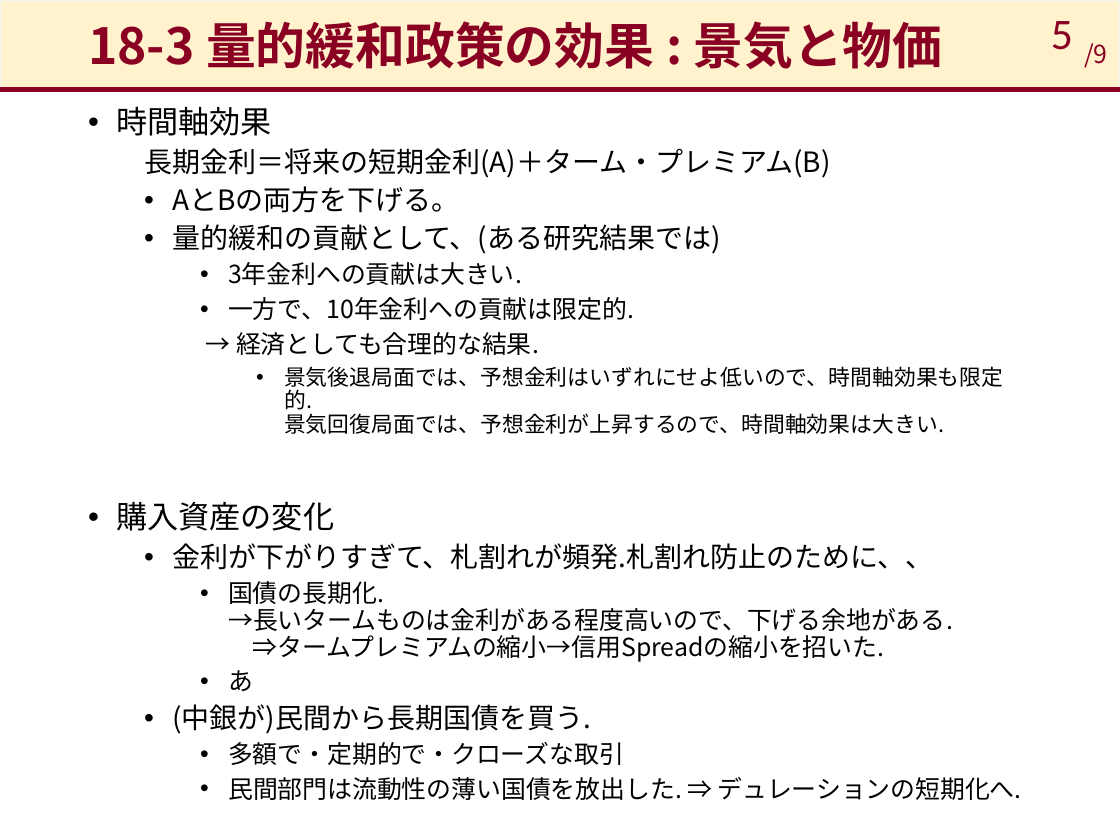
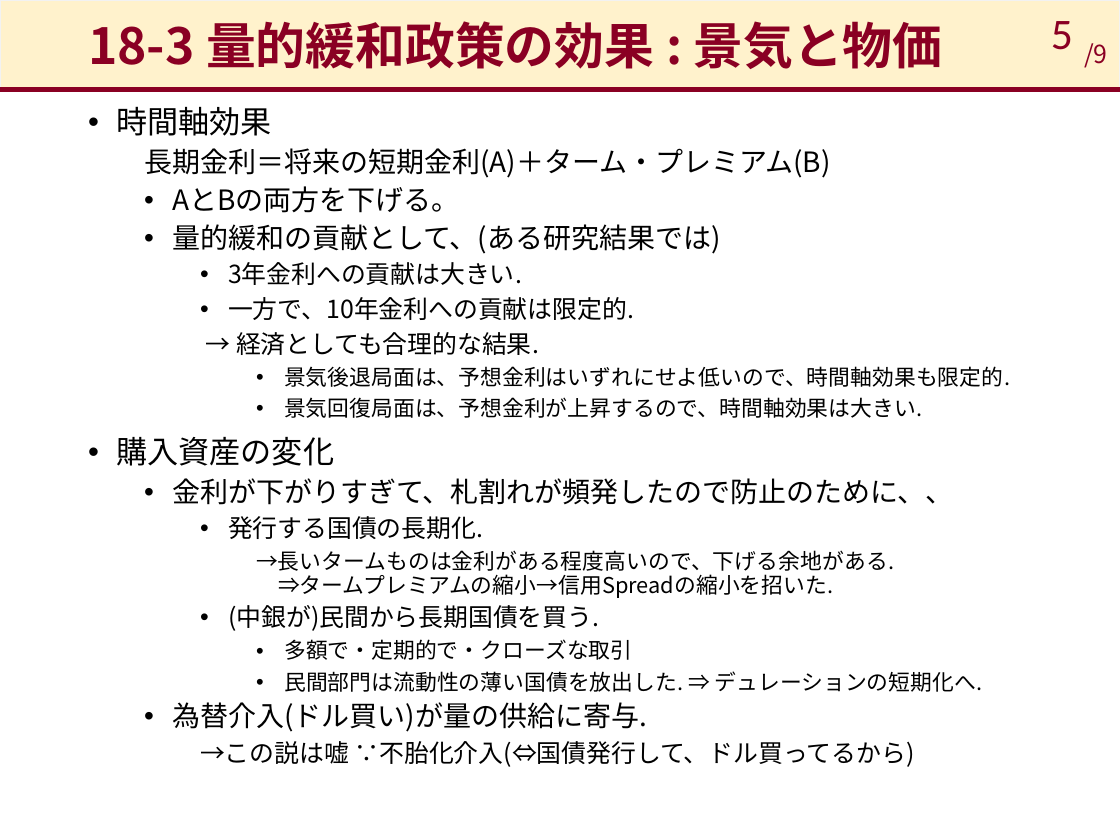
Before and after one commit to takashiikai1991/shirakawa, a slide deck: slide 5 of Sec_18/現代の金融政策_18.pptx. Drawn at 1120x840 pixels with LibreOffice and Linux fonts; fonts in the diff are those of the drawing. Boxes give left, top, right and bottom in pixels: in the first picture for what was removed or moved away, otherwise in the second. Text is boxed around its words. In the diff, an @@ line names an element or a change of style, - is before the commit and + after.

```diff
--- a/Sec_18/現代の金融政策_18.pptx
+++ b/Sec_18/現代の金融政策_18.pptx
@@ text at (284, 366, 1010, 418): text changed @@
-      • 景気後退局面では、予想金利はいずれにせよ低いので、時間軸効果も限定的.
-        景気回復局面では、予想金利が上昇するので、時間軸効果は大きい.
+      • 景気後退局面は、予想金利はいずれにせよ低いので、時間軸効果も限定的.
+      • 景気回復局面は、予想金利が上昇するので、時間軸効果は大きい.
@@ text at (172, 478, 954, 598): text changed; size 16 to 14 pt @@
-  • 金利が下がりすぎて、札割れが頻発.札割れ防止のために、、
-    • 国債の長期化.
-      →長いタームものは金利がある程度高いので、下げる余地がある.
-      ⇒タームプレミアムの縮小→信用Spreadの縮小を招いた.
-    • あ
+  • 金利が下がりすぎて、札割れが頻発したので防止のために、、
+    • 発行する国債の長期化.
+      →長いタームものは金利がある程度高いので、下げる余地がある.
+      ⇒タームプレミアムの縮小→信用Spreadの縮小を招いた.
@@ text at (228, 605, 982, 692): size 18 to 16 pt in "(中銀が)民間から長期国債を買う."; size 16 to 14 pt in "多額で・定期的で・クローズな取引", "民間部門は流動性の薄い国債を放出した. ⇒ デュレーションの短期化へ."; list level 2 to 3 in "(中銀が)民間から長期国債を買う."; list level 3 to 4 in "多額で・定期的で・クローズな取引"; list level 3 to 4 in "民間部門は流動性の薄い国債を放出した. ⇒ デュレーションの短期化へ." @@
@@ text at (172, 702, 915, 767): paragraphs added @@
+  • 為替介入(ドル買い)が量の供給に寄与.
+    →この説は嘘 ∵不胎化介入(⇔国債発行して、ドル買ってるから)
```
Also in this commit, not shown: 4 other slides changed, 1 other file.
